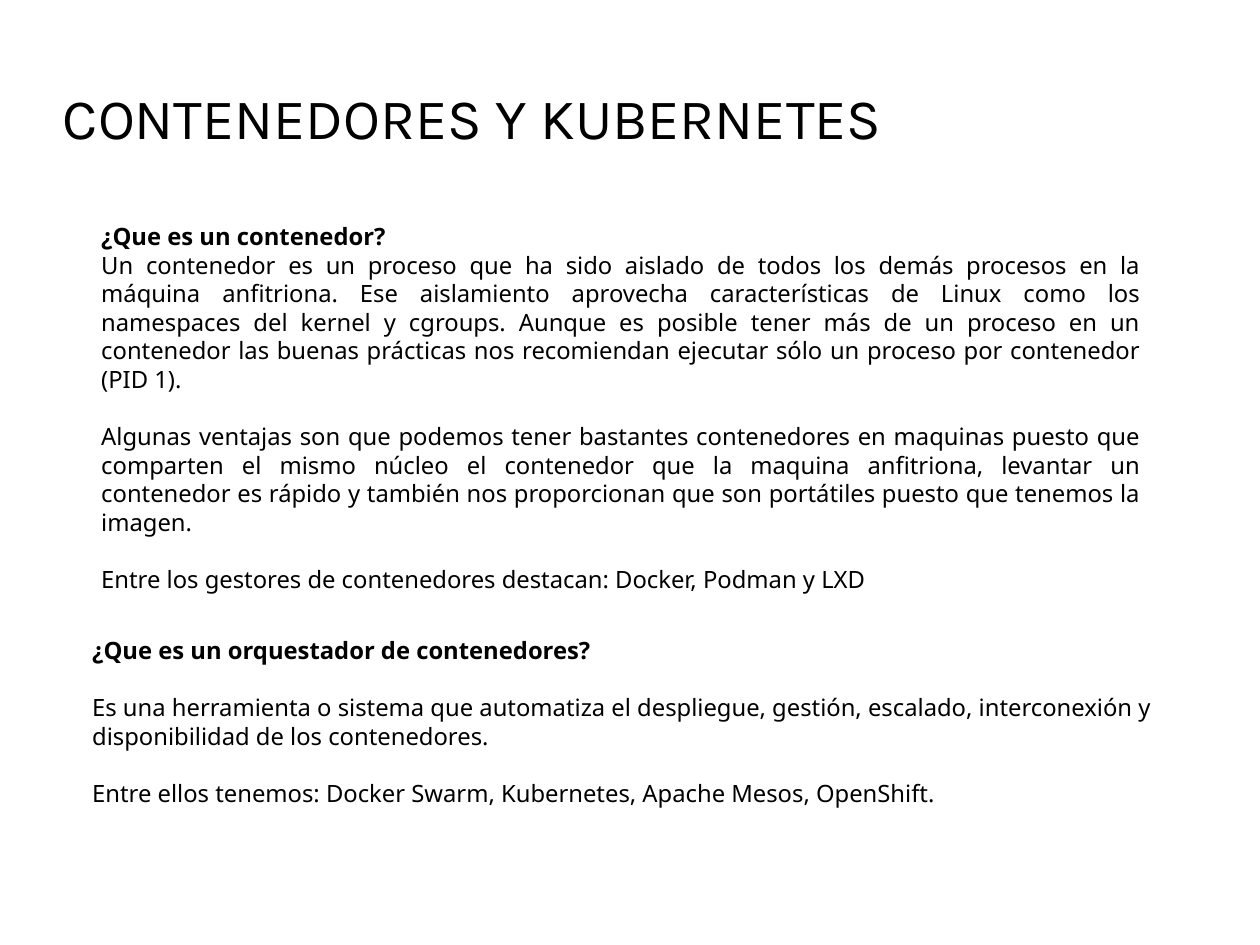
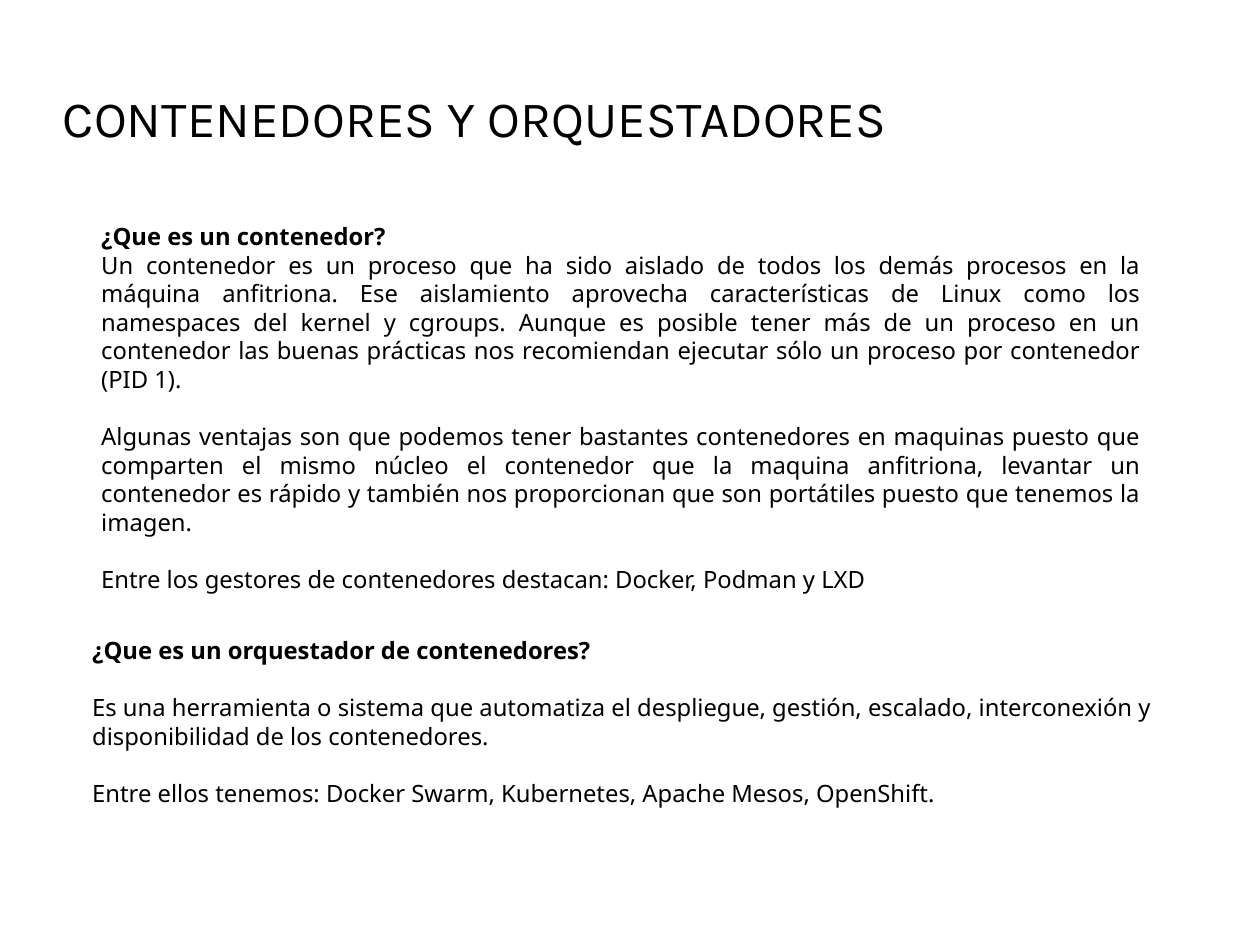
Before and after one commit to Juanjosegongora/kubernetes, a slide deck: slide 3 of proyecto_kubernetes.odp. Drawn at 1260x945 pixels with LibreOffice and Linux fonts; fonts in the diff are those of the drawing; background and template pictures are left out. Boxes give left, top, right and bottom in pixels: in the first picture for what was removed or moved away, otherwise in the second. Text is boxed around its words. In the diff, an @@ line names an element or a change of style, - is before the commit and + after.

```diff
--- a/proyecto_kubernetes.odp
+++ b/proyecto_kubernetes.odp
@@ title at [63, 104, 887, 146]: text changed; size 36 to 32 pt @@
-CONTENEDORES Y KUBERNETES
+CONTENEDORES Y ORQUESTADORES
```
Also in this commit, not shown: 1 other slide changed.
